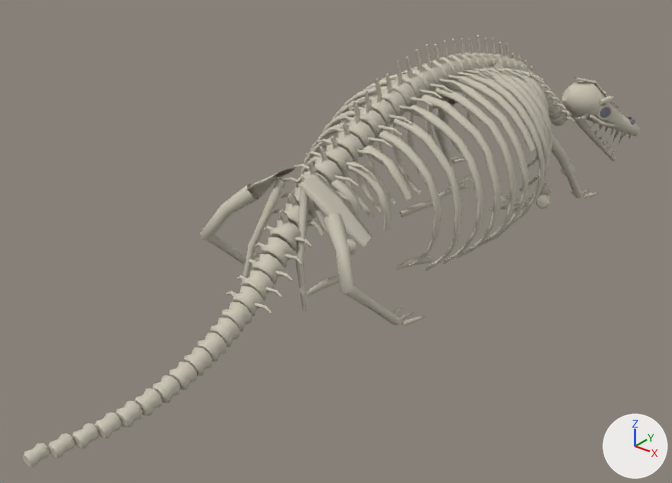
Two versions of the FBX model Assets/HollowCurrent/Resources/Castle/GiantSkeleton.fbx, one commit apart.
Before and after are seen from a 50 mm lens placed at (6.75, -9.69, 5.87), pointed at (-0.34, -0.83, 0.38). Every picture has the same lights, and +X, +Y and +Z are marked at lower right. The older version comes first. Where no turn or scale is listed for an object, it has been applied to the vertices.

Objects in the first picture: 'GiantSkeleton'.
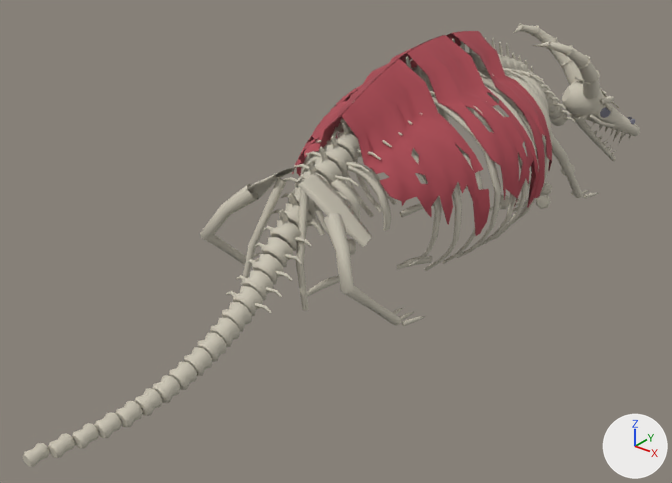
The change, as JSON lines over the scene's bpy script:
```json
{"op": "add", "block": "mat_castle_oxblood", "code": ["mat_castle_oxblood = principled_material('Castle_Oxblood')", "mat_castle_oxblood.base_color = (0.42, 0.07, 0.09)  # red #ad4b55", "mat_castle_oxblood.roughness = 0.9"]}
{"block": "me_giantskeleton", "where": "# used by ob_giantskeleton; location = (0.0, 0.0, 0.0)"}
{"op": "remove", "block": "me_giantskeleton", "code": "me_giantskeleton.from_pydata(...)  # 6964 vertices, 12404 faces; spans x -1.47..1.54, y -6.01..6.1, z -0.16..2.83"}
{"op": "add", "block": "me_giantskeleton", "code": "me_giantskeleton.from_pydata(...)  # 7672 vertices, 13804 faces; spans x -1.47..1.54, y -6.01..6.1, z -0.16..2.83"}
{"block": "me_giantskeleton", "change": "me_giantskeleton part 1: 12 vertices moved from x 0.05..1.01, y 4.88..5.83, z 0.54..1.32 to x 0.08..0.95, y 4.88..5.7, z 0.55..1.3; 72 vertices removed from x 0.01..1.1, y 4.87..6.1, z 0.3..1.35; 780 vertices added at x -0.85..1.1, y 3.97..6.1, z 0.3..2.26"}
{"op": "add", "block": "me_shroud", "code": ["me_shroud = bpy.data.meshes.new('Shroud')", "me_shroud.from_pydata(...)  # 1462 vertices, 2260 faces; spans x -1.6..1.6, y -1.15..2.02, z 0.53..2.87", "me_shroud.materials.append(mat_castle_oxblood)  # red #ad4b55"]}
{"op": "add", "block": "ob_shroud", "code": ["ob_shroud = bpy.data.objects.new('Shroud', me_shroud)", "ob_shroud.location = (0.0, 0.0, 0.0)"]}
```

Pixel boxes (x1, y1, x2, y2) of what changed, in the pictures (672 x 483 px):
```json
{"object": "GiantSkeleton", "change": "reshaped", "before": [23, 35, 640, 467], "after": [23, 23, 640, 467]}
{"object": "Shroud", "change": "added", "after": [292, 31, 552, 236], "on screen": "red"}
{"part": 1, "of": "me_giantskeleton", "change": "built on", "before": [562, 81, 640, 136], "after": [513, 23, 640, 136]}
```
